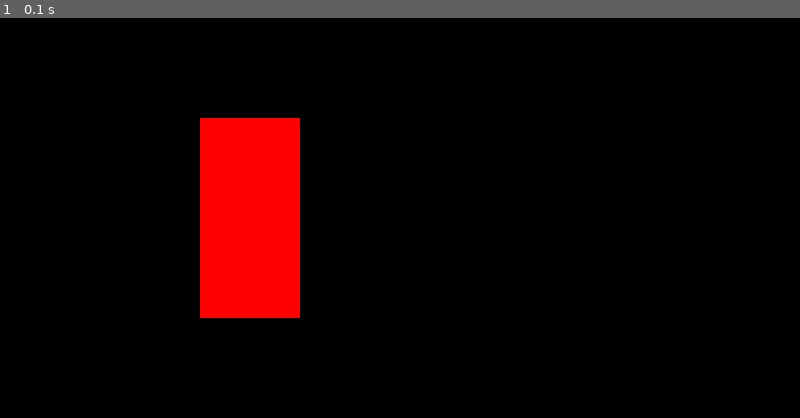
Above: before the commit, frame 1.
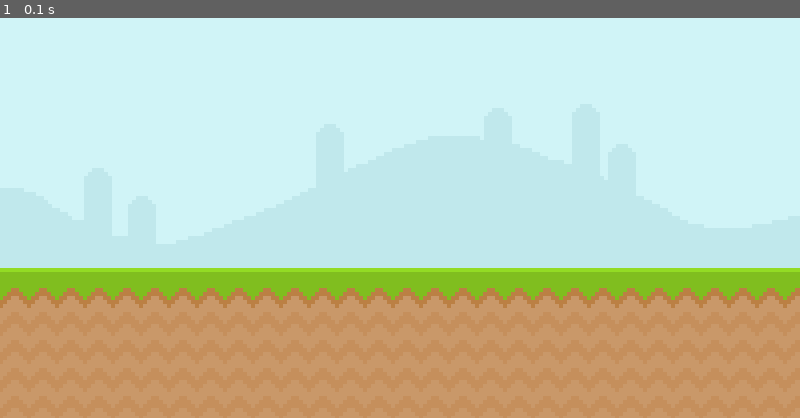
Above: after the commit, the same moment.

Repository: KendyCode/learn_pygame
Game: pygame game, started from main.py
Same seed, same stepped clock (60 frames per second), same inputs: the game is played once before the commit and once after it.
Inputs:
- Up to frame 1 (0.1 s): no input

The runs differ from the first frame. In frame 1, 100% of the frame differs, in the area x 0-100%, y 0-100%.

Commit message:
test surface image

Diff:
--- a/main.py
+++ b/main.py
@@ -7,9 +7,8 @@
 # Pour les FPS
 clock = pygame.time.Clock()
 
-test_surface = pygame.Surface((100,200))
-test_surface.fill("Red")
-
+sky_surface = pygame.image.load("graphics/Sky.png")
+ground_surface = pygame.image.load("graphics/ground.png")
 # Pour que la fenetre reste ouverte
 while True:
 
@@ -20,7 +19,10 @@
             exit()
 
     # Pour mettre une surface sur une autre surface
-    screen.blit(test_surface,(200,100))
+
+    screen.blit(sky_surface,(0,0))
+    screen.blit(ground_surface,(0,250))
+
 
 
     pygame.display.update()
Binary file added: font/Pixeltype.ttf
Binary file added: graphics/Fly/Fly1.png
Binary file added: graphics/Fly/Fly2.png
Binary file added: graphics/Player/jump.png
Binary file added: graphics/Player/player_stand.png
Binary file added: graphics/Player/player_walk_1.png
Binary file added: graphics/Player/player_walk_2.png
Binary file added: graphics/Sky.png
Binary file added: graphics/ground.png
Binary file added: graphics/snail/snail1.png
Binary file added: graphics/snail/snail2.png
Not shown, added: audio/jump.mp3
(and 1 more such lines)
